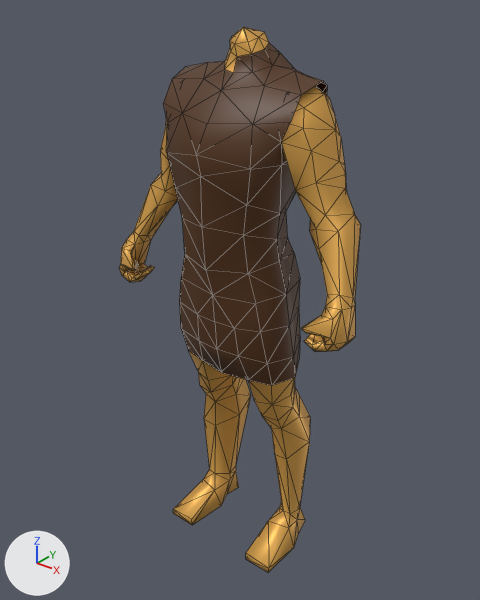
Renders of the COLLADA model art/animation/biped/infantry/swordsman/idle_relax_shieldarm.dae from each side of a commit.
Before and after are seen from a camera (50 mm lens) standing at (2.64, -3.32, 4.12) and looking at (-0.04, 0.03, 2.04). Lighting does not change. The marker at lower left points along +X, +Y and +Z. Mesh edges are drawn as thin lines.

Objects in the first picture: 'm_armor_tunic_short'.
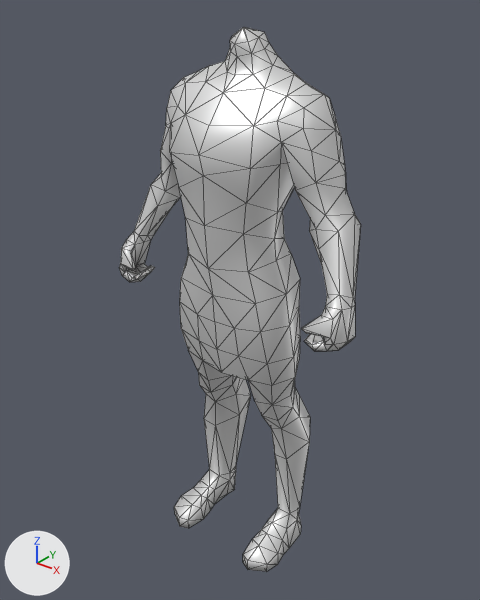
Diff of the bpy script that builds the scene:
```diff
--- a/art/animation/biped/infantry/swordsman/idle_relax_shieldarm.dae.py
+++ b/art/animation/biped/infantry/swordsman/idle_relax_shieldarm.dae.py
@@ mat_skin @@
 mat_skin = principled_material('Skin')
-mat_skin.base_color = (0.8, 0.433, 0.0937)  # orange #e7b056
+mat_skin.base_color = (0.8, 0.8, 0.8)  # white #e7e7e7
 mat_skin.metallic = 0.5
@@ me_cube_010 @@
 # used by ob_m_armor_tunic_short; location = (0.0, 0.0, 0.0)
-me_cube_010.from_pydata(...)  # 391 vertices, 752 faces; spans x -0.96..0.96, y -0.43..0.4, z 0.0..3.85
+me_cube_010.from_pydata(...)  # 423 vertices, 836 faces; spans x -0.96..0.96, y -0.41..0.4, z 0.0..3.85
+# me_cube_010 part 1
+# 34 vertices are removed from x -0.53..0.53, y -0.37..0.28, z 2.42..3.58
+# 111 faces are deleted
+# 3 vertices in x -0.23..0.23, y -0.2..-0.09, z 3.52..3.55 move by (0.0, 0.02, -0.02)
+# 3 vertices in x -0.3..0.3, y 0.19..0.31, z 2.58..3.37 move by (0.0, -0.02, 0.0)
+# 39 vertices move from x -0.38..0.38, y -0.43..0.36, z 2.43..3.71 to x -0.36..0.36, y -0.41..0.34, z 2.43..3.7
+# 24 vertices are added at x -0.46..0.46, y -0.35..0.25, z 2.42..3.56
+# 111 new faces join them
+# me_cube_010 part 2
+# 22 vertices are removed from x -0.51..0.51, y -0.3..0.34, z 0.0..0.18
+# 62 faces are deleted
+# 4 vertices move from x -0.36..0.36, y -0.01..0.08, z 0.18..0.26 to x -0.31..0.31, y -0.01..0.08, z 0.18..0.26
+# 64 vertices are added at x -0.51..0.51, y -0.38..0.3, z 0.0..0.2
+# 146 new faces join them
+# me_cube_010 part 3: 137 faces spanning x -0.49..0.49, y -0.41..0.34, z 1.58..3.76 switch from mat_armor (brown #523010) to mat_skin (white #e7e7e7)
```

Location of each change, (x1, y1, x2, y2) in pixels of the pictures (480 x 600 px; the box of a moved part takes in the faces that stretch with it):
'm_armor_tunic_short', recoloured, reshaped (brown to white): before (119, 27, 361, 573); after (119, 27, 361, 572)
part 1 of me_cube_010, moved or reshaped: (160, 52, 336, 304) in both
part 2 of me_cube_010, built on: before (173, 425, 305, 573); after (174, 425, 301, 572)
part 3 of me_cube_010, recoloured (brown to white): (180, 43, 300, 386) in both
